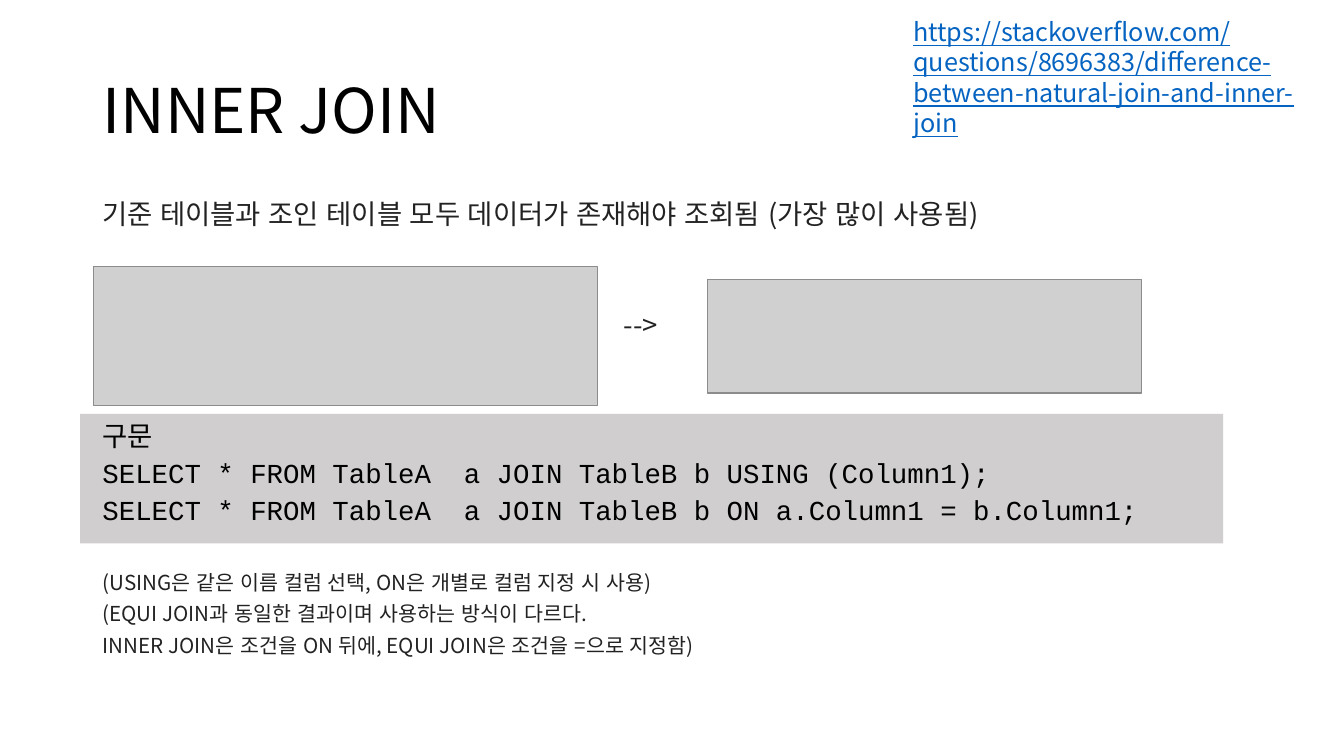
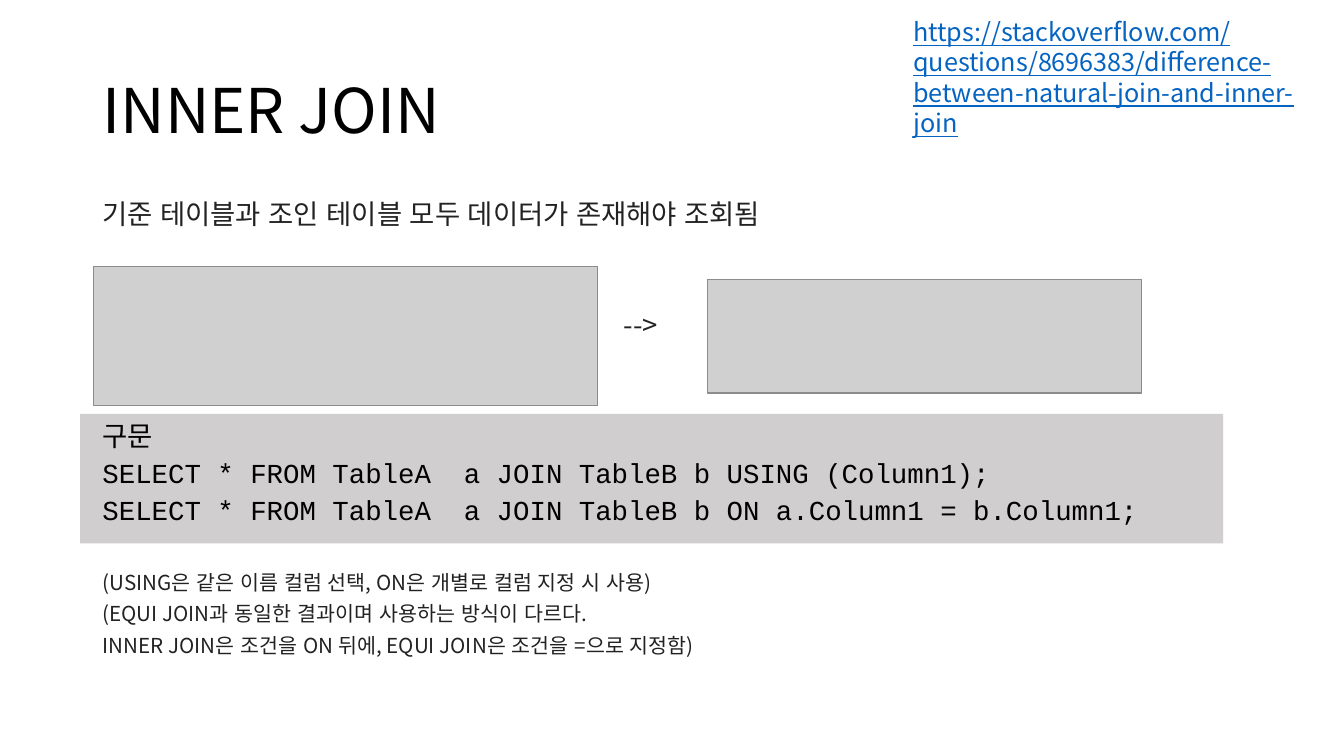
Before and after one commit to Jonghyun99/TIL, a slide deck: slide 3 of ppt/MYSQL 조인쿼리+GitLab.pptx. Drawn at 1344x756 pixels with LibreOffice and Linux fonts; fonts in the diff are those of the drawing; grey boxes stand for pictures. Boxes give left, top, right and bottom in pixels: in the first picture for what was removed or moved away, otherwise in the second. Text is boxed around its words. In the diff, an @@ line names an element or a change of style, - is before the commit and + after.

```diff
--- a/ppt/MYSQL 조인쿼리+GitLab.pptx
+++ b/ppt/MYSQL 조인쿼리+GitLab.pptx
@@ text at [102,201,761,226]: text changed @@
-기준 테이블과 조인 테이블 모두 데이터가 존재해야 조회됨 (가장 많이 사용됨)
+기준 테이블과 조인 테이블 모두 데이터가 존재해야 조회됨
```
Also in this commit, not shown: 1 other slide changed.
